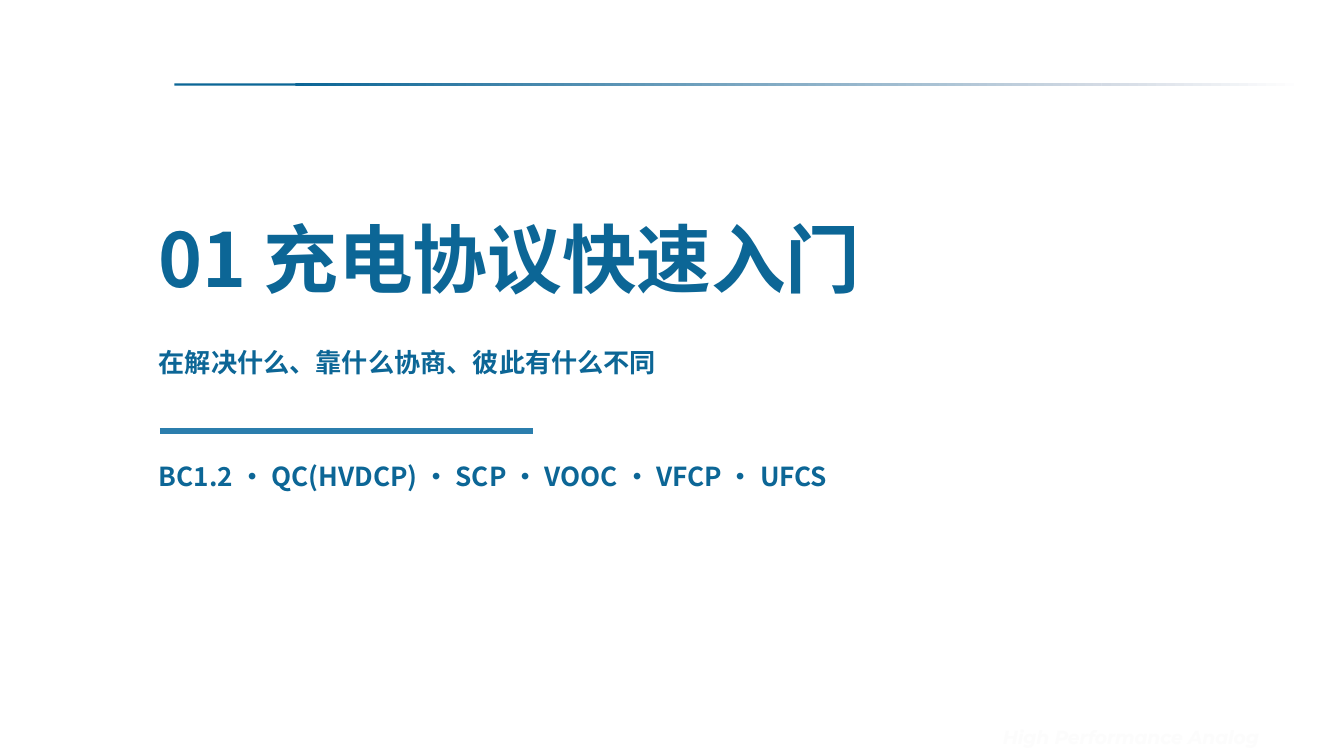
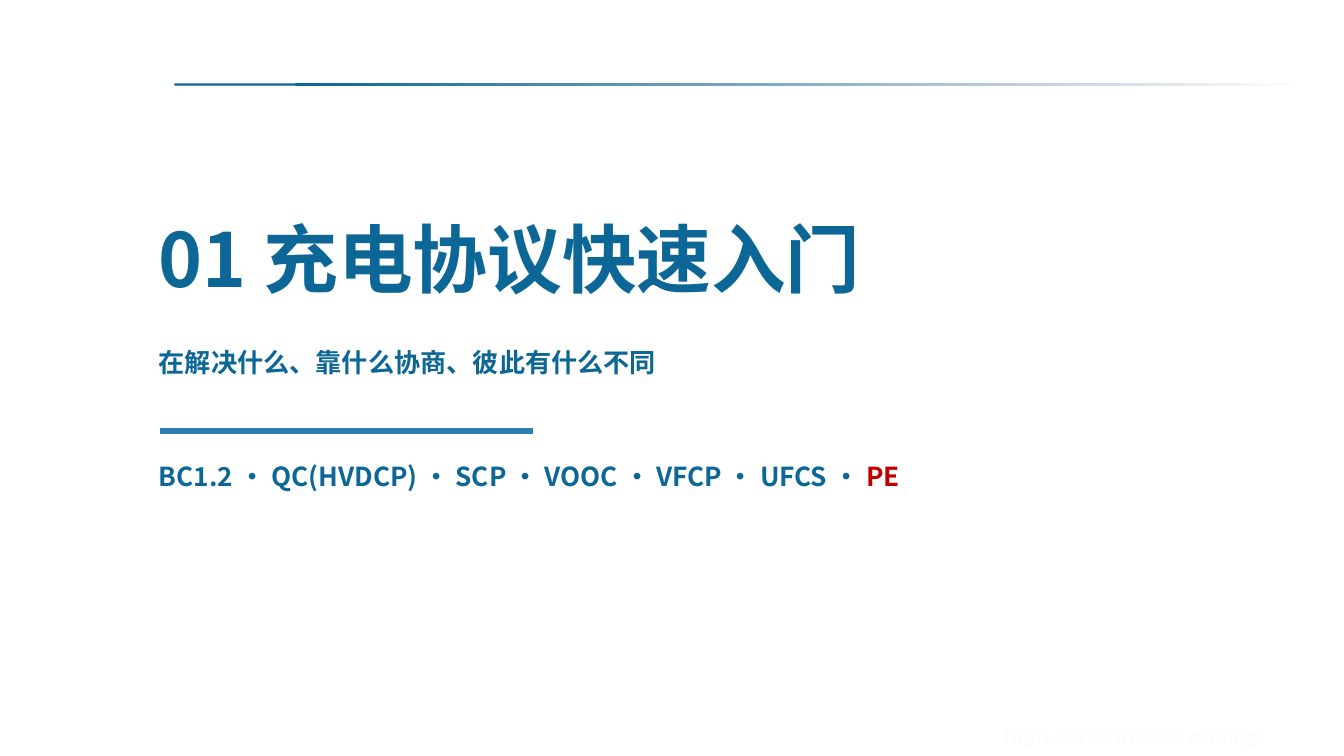
Before and after one commit to Dremote/Books, a slide deck: slide 2 of Notes/5. 基于DPDM的快充协议简介.pptx. Drawn at 1344x756 pixels with LibreOffice and Linux fonts; fonts in the diff are those of the drawing; background and template pictures are left out. Boxes give left, top, right and bottom in pixels: in the first picture for what was removed or moved away, otherwise in the second. Text is boxed around its words. In the diff, an @@ line names an element or a change of style, - is before the commit and + after.

```diff
--- a/Notes/5. 基于DPDM的快充协议简介.pptx
+++ b/Notes/5. 基于DPDM的快充协议简介.pptx
@@ text "Sgmicro" at (x1=199, y1=0, x2=1146, y2=756): line spacing 0.83 to 0.8 @@
@@ text at (x1=159, y1=464, x2=900, y2=492): text changed @@
-BC1.2 · QC(HVDCP) · SCP · VOOC · VFCP · UFCS
+BC1.2 · QC(HVDCP) · SCP · VOOC · VFCP · UFCS · PE
```
Also in this commit, not shown: 25 other slides changed, 2 slides added, 8 other files.
